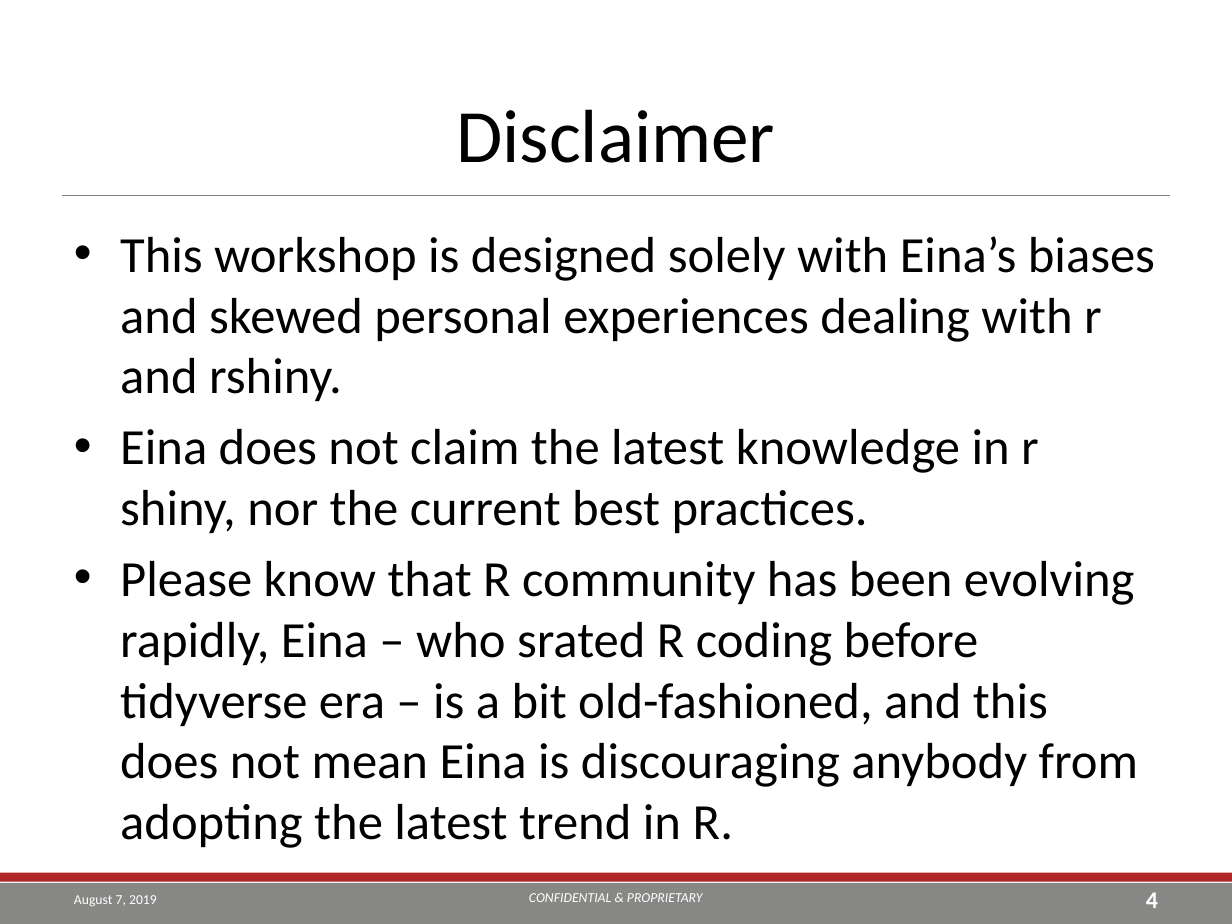
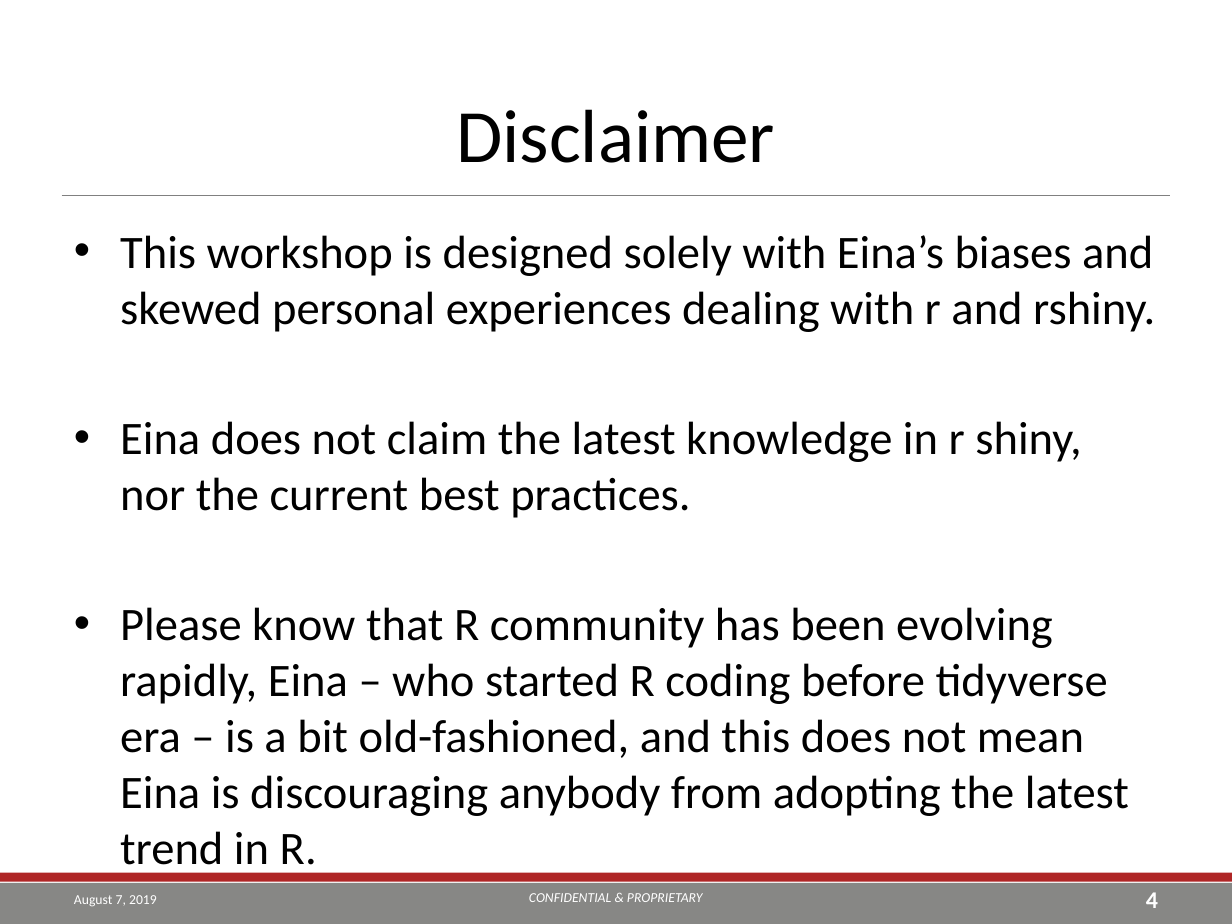
Before and after one commit to TEA-Analytics/ShinyWorkshop, a slide deck: slide 4 of Day 1.pptx. Drawn at 1232x924 pixels with LibreOffice and Linux fonts; fonts in the diff are those of the drawing; background and template pictures are left out. Boxes give left, top, right and bottom in pixels: in the first picture for what was removed or moved away, otherwise in the second. Text is boxed around its words. In the diff, an @@ line names an element or a change of style, - is before the commit and + after.

```diff
--- a/Day 1.pptx
+++ b/Day 1.pptx
@@ text at (120,235,1155,518): size 29.6 to 27.2 pt in "This workshop is designed solely with Eina’s ...", "Eina does not claim the latest knowledge ..." @@
@@ text at (120,607,1129,816): text changed; size 29.6 to 27.2 pt @@
-• Please know that R community has been evolving rapidly, Eina – who srated R coding before tidyverse era – is a bit old-fashioned, and this does not mean Eina is discouraging anybody from adopting the latest trend in R.
+• Please know that R community has been evolving rapidly, Eina – who started R coding before tidyverse era – is a bit old-fashioned, and this does not mean Eina is discouraging anybody from adopting the latest trend in R.
```
Also in this commit, not shown: 12 other slides changed, 14 slides added, 6 other files.
